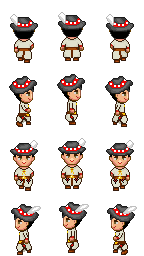
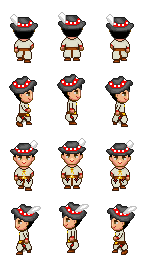
Before/after of a 144 x 256 layered artwork. What changed in the layer stack:
painted on "strój" over <box>16,59,128,255</box>
